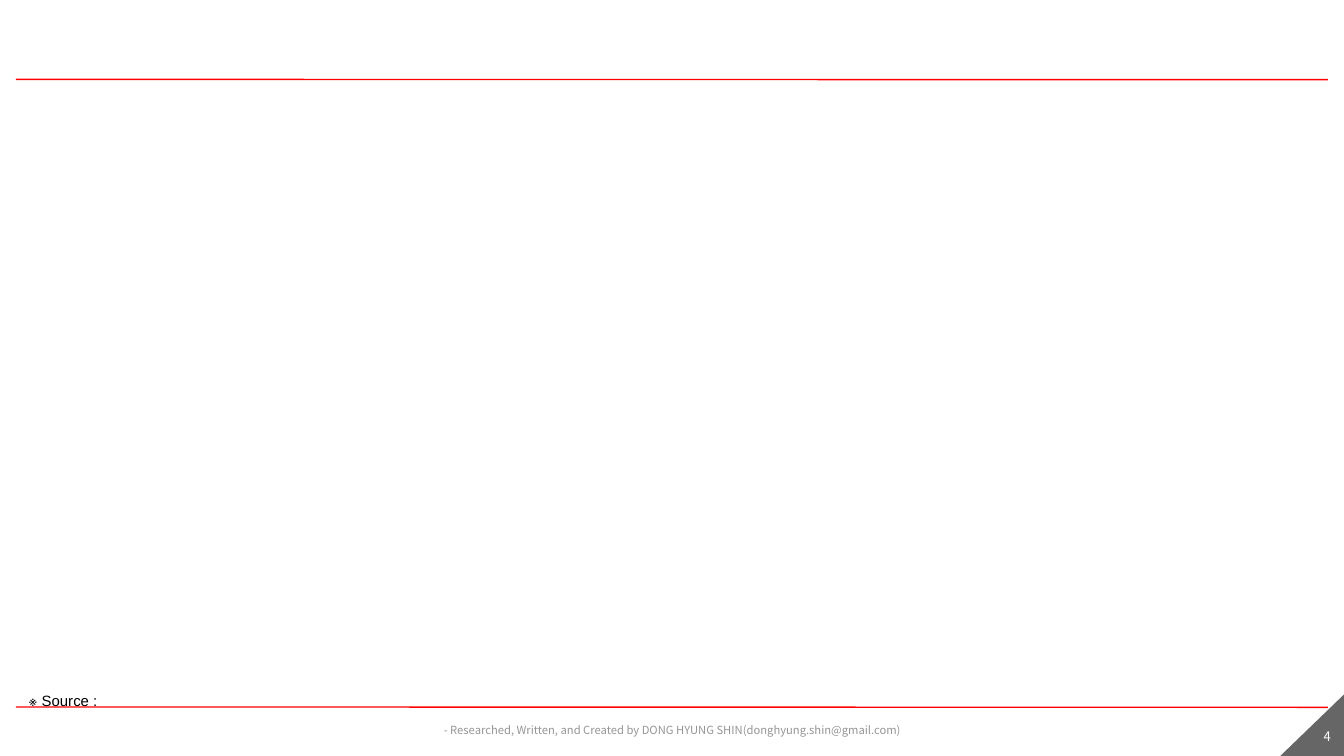
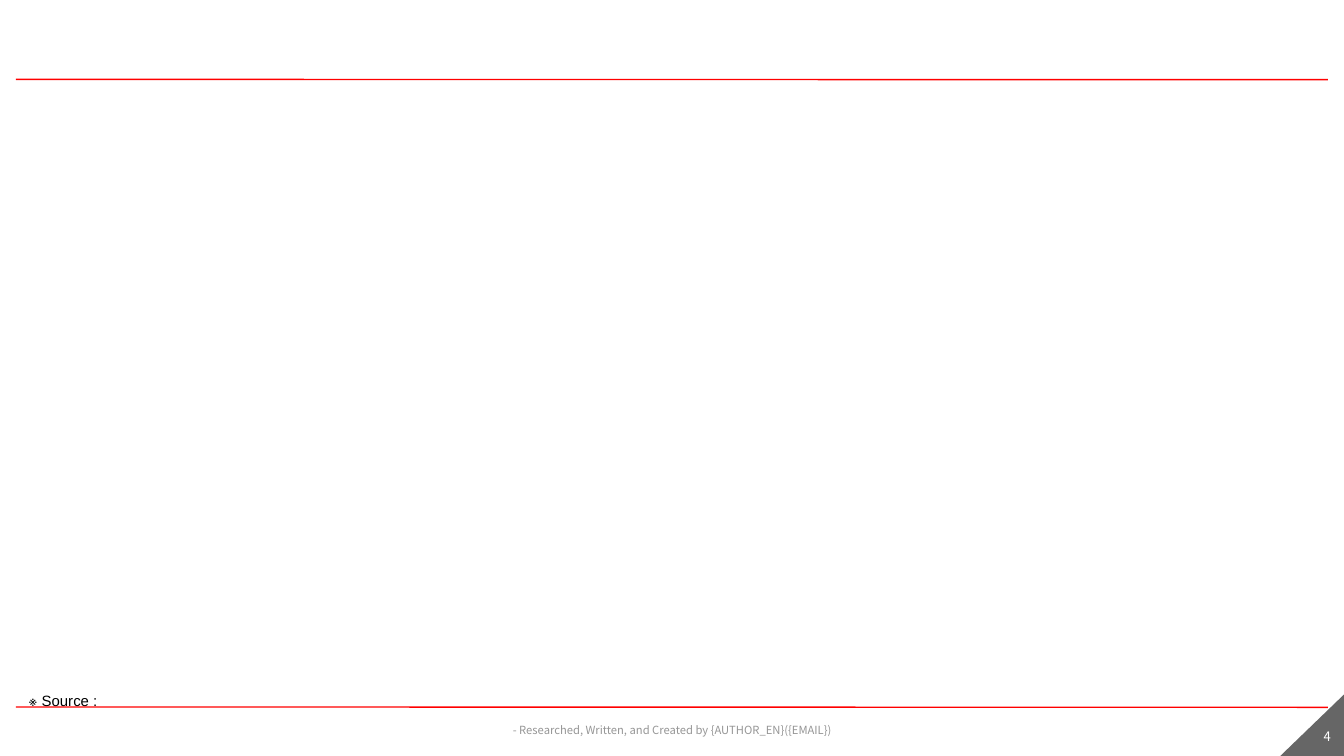
Before and after one commit to dhshin0604/insight-full-report, a slide deck: slide 4 of skills/generate-full-report/references/TEMPLATE.pptx. Drawn at 1344x756 pixels with LibreOffice and Linux fonts; fonts in the diff are those of the drawing. Boxes give left, top, right and bottom in pixels: in the first picture for what was removed or moved away, otherwise in the second. Text is boxed around its words. In the diff, an @@ line names an element or a change of style, - is before the commit and + after.

Commit message:
v0.9.2: extract author profile from build templates (references)
작성자 이름·전화·이메일·저장 경로를 템플릿에서 분리해 references/profile.json 으로 옮기고, 빌드 시 apply_profile.py 가 치환하도록 변경.

- 신규: apply_profile.py (치환 + 잔존 검사, 값이 비면 exit 2), profile.json (빈 값)
- build_pptx.sh: 슬라이드 작성 직후 unpacked/ppt 전체에 프로필 자동 적용 + 로고 훅(references/logo.png)
- build_kr/en.template.js: 표지 작성자 줄 플레이스홀더 + PROFILE GUARD (미치환 실행 시 중단)
- build_pptx_kr/en.template.py: 표지 작성자, 맺음말 이름·전화·이메일 플레이스홀더
- TEMPLATE.pptx: 레이아웃 5종 하단 크레딧·맺음말 연락처 플레이스홀더, 개인 링크 제거, 표지 로고 자리 비움
- pptx-style-guide.md / docx-build-pipeline.md / copy_to_insights.*: 예시의 실명·연락처·개인 폴더명 일반화

프로필 파일 자동 선택: PROFILE 환경변수 > ./profile.json > references/profile.json

```diff
--- a/skills/generate-full-report/references/TEMPLATE.pptx
+++ b/skills/generate-full-report/references/TEMPLATE.pptx
@@ text at (x1=519, y1=725, x2=832, y2=737): text changed @@
-- Researched, Written, and Created by DONG HYUNG SHIN(donghyung.shin@gmail.com)
+- Researched, Written, and Created by {AUTHOR_EN}({EMAIL})
```
Also in this commit, not shown: 4 other slides changed, 12 other files.
